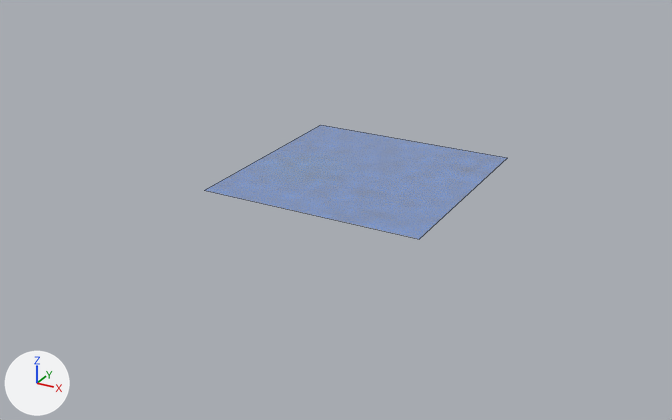
One commit to the Blender file Environment/BlenderFiles/Water.blend: the scene before it, then after it.
Both versions are drawn from a 50 mm lens placed at (3.52, -6.89, 3.03), pointed at (-0.14, -0.23, -0.3). The lights are fixed; the arrows at lower left show +X, +Y and +Z. Mesh edges are drawn as thin lines.

Objects in the first picture: 'Water_Plane_2x2'.
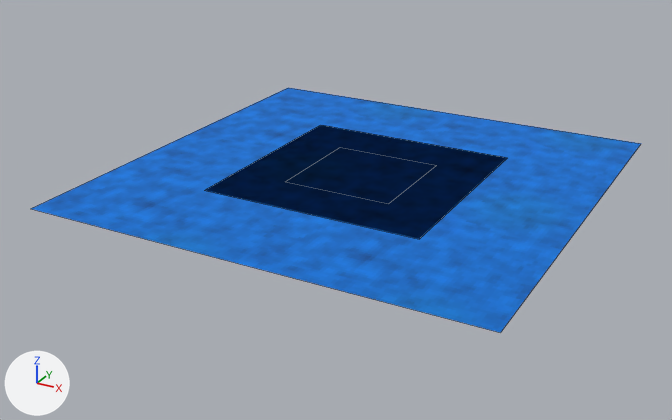
Location of each change, [x1, y1, x2, y2] in pixels of the pictures (672 x 420 px):
'SM_Water_Plane_4x4', added (blue)
    after: [31, 88, 641, 333]
'Water_Plane_2x2', recoloured
    both: [205, 125, 507, 239]
'SM_Water_Plane_1x1', added (blue)
    after: [285, 148, 437, 204]

The change, as a list of edits to the scene's bpy script:
```text
Add mat_mi_water:
    mat_mi_water = principled_material('MI_Water')
    mat_mi_water.texture = img_t_water_64x64
    mat_mi_water.roughness = 1.0
Change me_plane:
    where me_plane.from_pydata(...)  # 4 vertices, 1 face; spans x -1.0..1.0, y -1.0..1.0, z 0.0
    remove me_plane.materials.append(mat_water)  # picture img_t_water_64x64
    add me_plane.materials.append(mat_mi_water)  # picture img_t_water_64x64
Add me_plane_002:
    me_plane_002.from_pydata(...)  # 4 vertices, 1 face; spans x -2.0..2.0, y -2.0..2.0, z 0.0
    me_plane_002.polygons.foreach_set('use_smooth', [True] * 1)
    me_plane_002.materials.append(mat_mi_water)  # picture img_t_water_64x64
Add me_plane_001:
    me_plane_001.from_pydata(...)  # 4 vertices, 1 face; spans x -0.25..0.25, y -0.25..0.25, z 0.0
    me_plane_001.polygons.foreach_set('use_smooth', [True] * 1)
    me_plane_001.materials.append(mat_mi_water)  # picture img_t_water_64x64
Add ob_sm_water_plane_4x4:
    ob_sm_water_plane_4x4 = bpy.data.objects.new('SM_Water_Plane_4x4', me_plane_002)
    ob_sm_water_plane_4x4.location = (0.0, 0.0, 0.0)
Add ob_sm_water_plane_1x1:
    ob_sm_water_plane_1x1 = bpy.data.objects.new('SM_Water_Plane_1x1', me_plane_001)
    ob_sm_water_plane_1x1.location = (0.0, 0.0, 0.0)
    ob_sm_water_plane_1x1.scale = (2.0, 2.0, 1.0)
```
